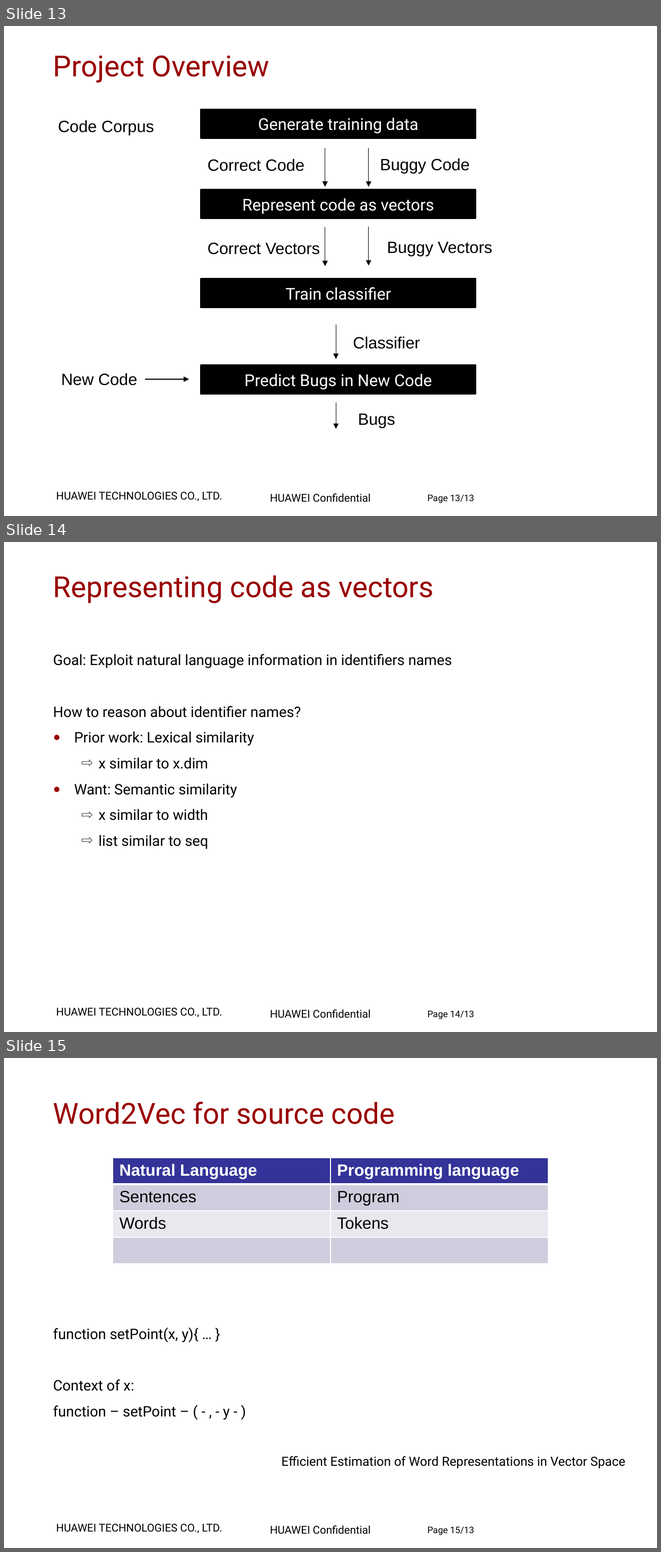
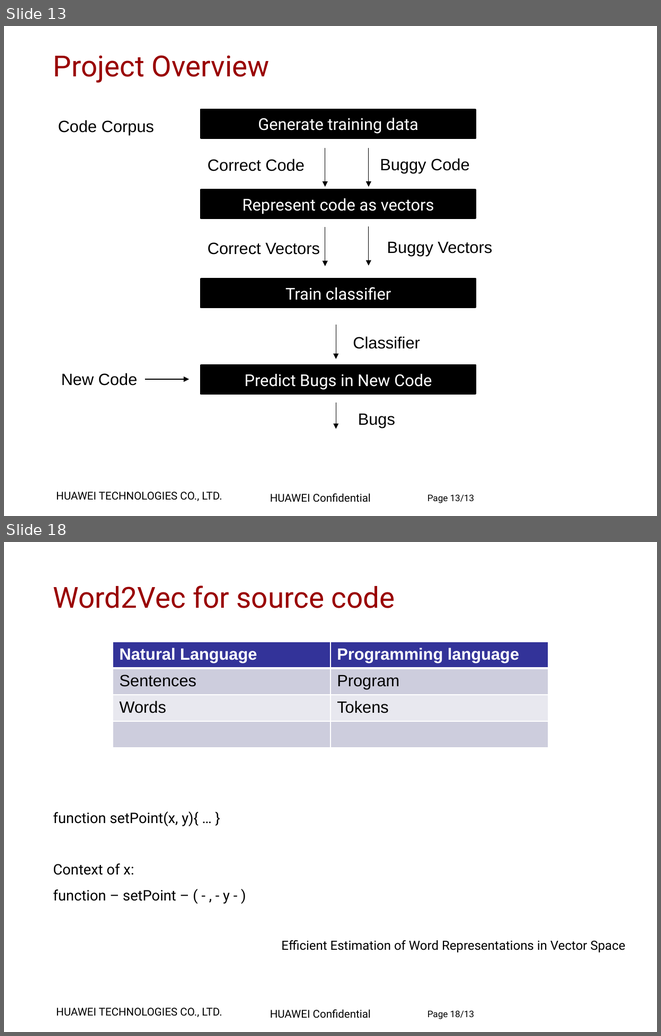
Before and after one commit to zuoqin/DeepBugs, a slide deck: materials/Project Presentation.pptx. Shown one above the other, each under a label of ours: slides 13, 14 and 15 before the commit, slides 13 and 18 after it; the slides between them are not shown. The pictures are 661x1552 and 661x1036 pixels, drawn with LibreOffice and Linux fonts; fonts in the diff are those of the drawing; background and template pictures are left out. Boxes give left, top, right and bottom in pixels: in the first picture for what was removed or moved away, otherwise in the second. Text is boxed around its words. In the diff, an @@ line names an element or a change of style, - is before the commit and + after.

```diff
--- a/materials/Project Presentation.pptx
+++ b/materials/Project Presentation.pptx
@@ slide 14 removed at box(4, 542, 657, 1032), background #FFFFFF; not listed: 2 template elements that a slide beside it also shows @@
@@ title removed at box(53, 575, 433, 603) @@
-Representing code as vectors
@@ text removed at box(53, 654, 452, 849) @@
-Goal: Exploit natural language information in identifiers names
-How to reason about identifier names?
-● Prior work: Lexical similarity
-  ⇨ x similar to x.dim
-● Want: Semantic similarity
-  ⇨ x similar to width
-  ⇨ list similar to seq
@@ page number removed at box(427, 1010, 474, 1019) @@
-Page 14/13
@@ what was slide 15 is now slide 18 @@
@@ page number at box(427, 1010, 474, 1019): text changed @@
-Page 15/13
+Page 18/13
```
Also in this commit, not shown: 1 slide changed, 4 slides added.
